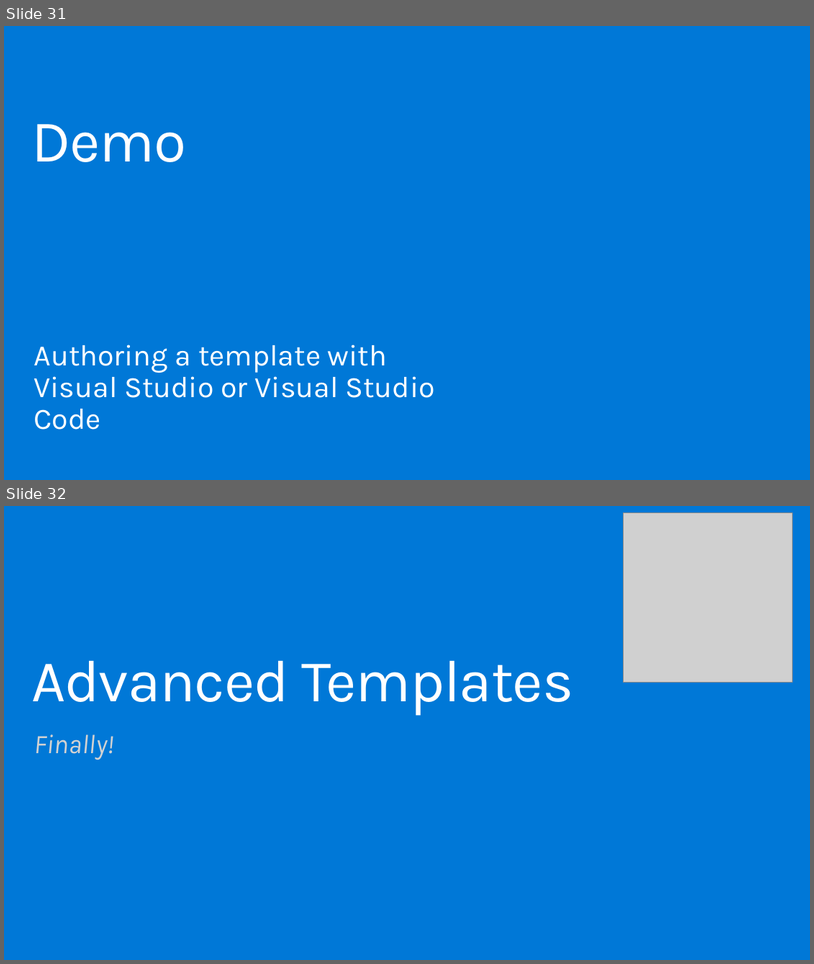
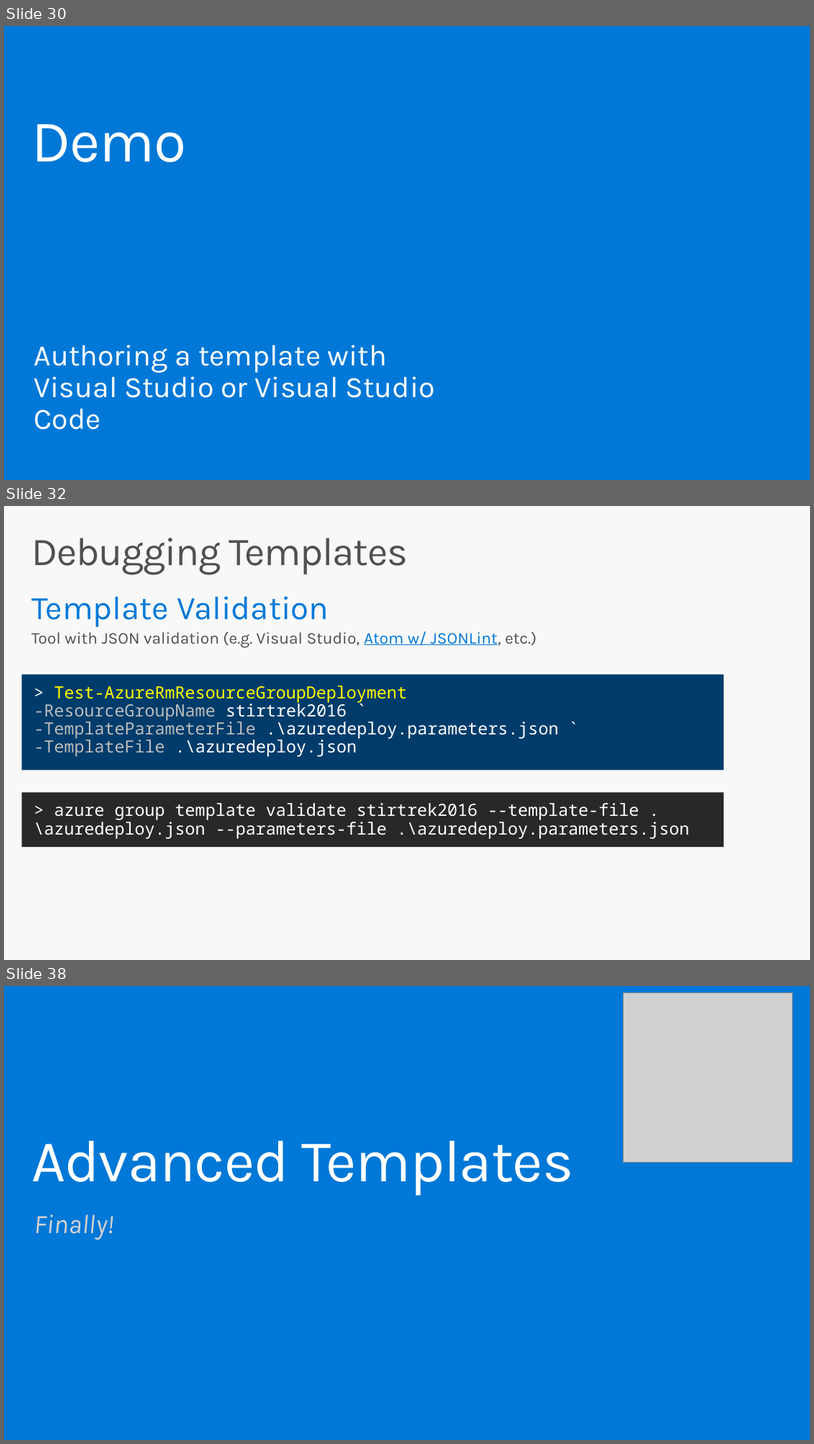
Before and after one commit to mcollier/StirTrek2016, a slide deck: Work on Your ARM Strength.pptx. Shown one above the other, each under a label of ours: slides 31 and 32 before the commit, slides 30, 32 and 38 after it; the slides between them are not shown. The pictures are 814x964 and 814x1444 pixels, drawn with LibreOffice and Linux fonts; fonts in the diff are those of the drawing; grey boxes stand for pictures; background and template pictures are left out. Boxes give left, top, right and bottom in pixels: in the first picture for what was removed or moved away, otherwise in the second. Text is boxed around its words. In the diff, an @@ line names an element or a change of style, - is before the commit and + after.

Commit message:
Minor graphic cleanup; Added more on debugging.

```diff
--- a/Work on Your ARM Strength.pptx
+++ b/Work on Your ARM Strength.pptx
@@ slide 32 added at (4, 506, 810, 960), background #F8F8F8 @@
@@ title added at (31, 538, 408, 575), 47 pt, text #505050 @@
+Debugging Templates
@@ text added at (31, 596, 537, 648), 19.6 pt, text #505050 @@
+Template Validation
+  Tool with JSON validation (e.g. Visual Studio, Atom w/ JSONLint, etc.)
@@ rectangle added at (21, 674, 724, 770), fill #003C6C, 20 pt, text #FFFFFF @@
+> Test-AzureRmResourceGroupDeployment
+-ResourceGroupName stirtrek2016 `
+-TemplateParameterFile .\azuredeploy.parameters.json `
+-TemplateFile .\azuredeploy.json
@@ rectangle added at (21, 792, 724, 847), fill #282828, 20 pt, text #FFFFFF @@
+> azure group template validate stirtrek2016 --template-file .\azuredeploy.json --parameters-file .\azuredeploy.parameters.json
@@ what was slide 31 is now slide 30 @@
@@ what was slide 32 is now slide 38 @@
```
Also in this commit, not shown: 5 slides changed, 6 other slides added.
